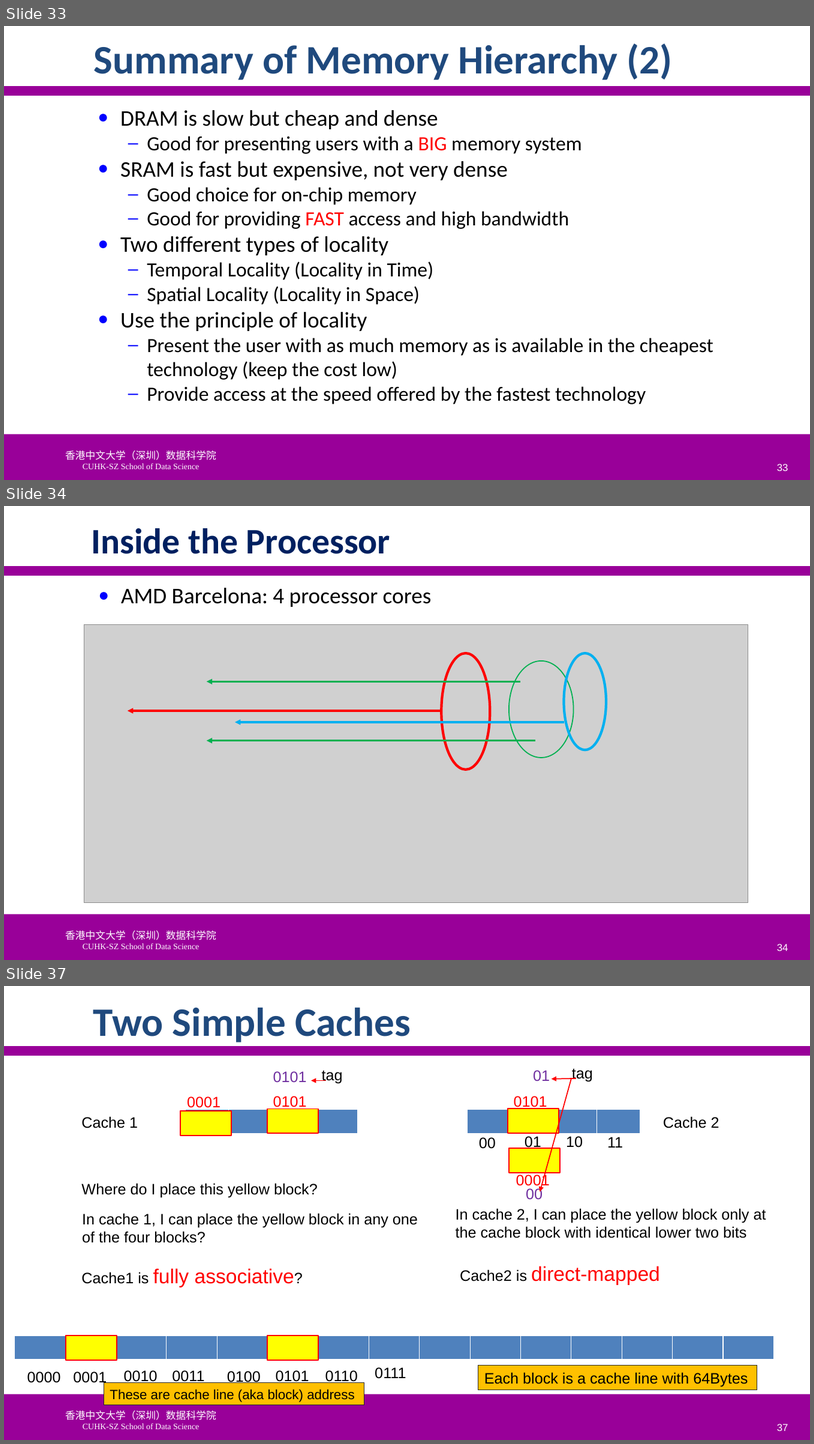
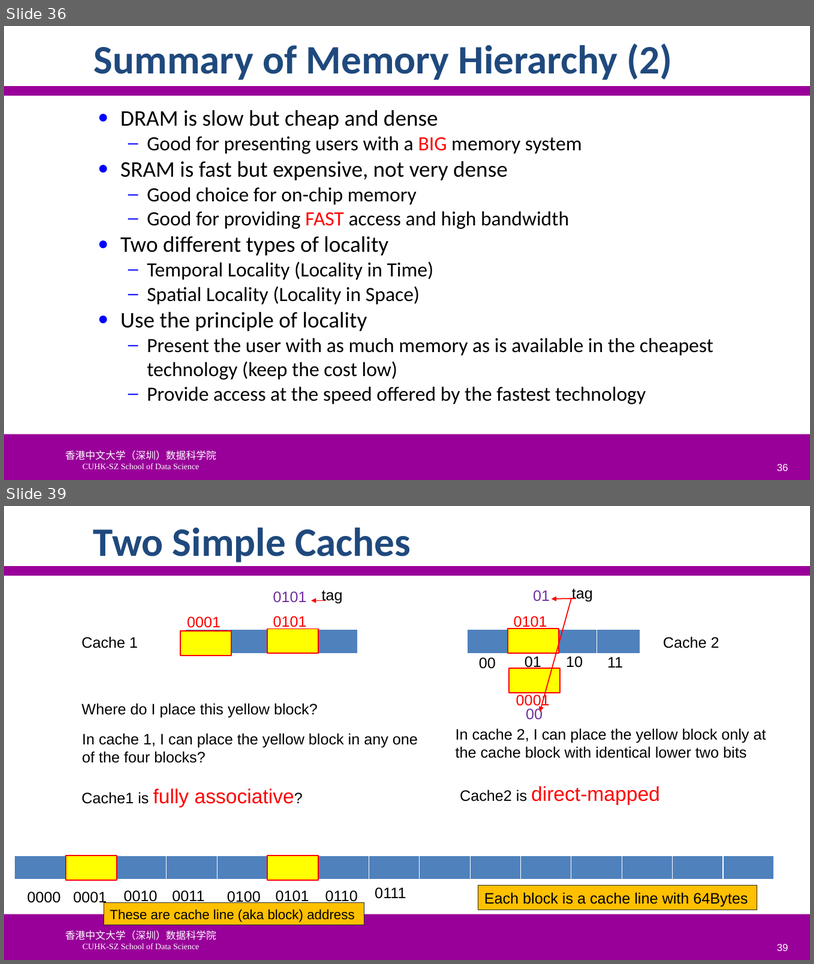
Before and after one commit to SUNCHAOYI923/CMU_CSAPP, a slide deck: slide/CA3060-6-MemHierarchy.pptx. Shown one above the other, each under a label of ours: slides 33, 34 and 37 before the commit, slides 36 and 39 after it; the slides between them are not shown. The pictures are 814x1444 and 814x964 pixels, drawn with LibreOffice and Linux fonts; fonts in the diff are those of the drawing; grey boxes stand for pictures; background and template pictures are left out. Boxes give left, top, right and bottom in pixels: in the first picture for what was removed or moved away, otherwise in the second. Text is boxed around its words. In the diff, an @@ line names an element or a change of style, - is before the commit and + after.

```diff
--- a/slide/CA3060-6-MemHierarchy.pptx
+++ b/slide/CA3060-6-MemHierarchy.pptx
@@ slide 34 removed at (x1=4, y1=506, x2=810, y2=960), background #FFFFFF; not listed: 3 template elements that a slide beside it also shows @@
@@ title removed at (x1=92, y1=528, x2=390, y2=554) @@
-Inside the Processor
@@ text removed at (x1=121, y1=588, x2=432, y2=607) @@
-● AMD Barcelona: 4 processor cores
@@ picture removed at (x1=84, y1=625, x2=748, y2=902) @@
@@ ellipse removed at (x1=442, y1=653, x2=491, y2=769) @@
@@ ellipse removed at (x1=509, y1=661, x2=574, y2=757) @@
@@ ellipse removed at (x1=564, y1=653, x2=606, y2=750) @@
@@ arrow removed from (521, 681) to (207, 681) @@
@@ arrow removed from (442, 711) to (128, 711) @@
@@ arrow removed from (564, 722) to (235, 722) @@
@@ arrow removed from (536, 741) to (207, 741) @@
@@ page number removed at (x1=777, y1=943, x2=789, y2=951) @@
-34
@@ what was slide 33 is now slide 36 @@
@@ page number at (x1=777, y1=463, x2=789, y2=471): text changed @@
-33
+36
@@ what was slide 37 is now slide 39 @@
@@ page number at (x1=777, y1=943, x2=789, y2=951): text changed @@
-37
+39
```
Also in this commit, not shown: 9 slides changed, 4 slides added, 1 other slide removed, 31 other files.
